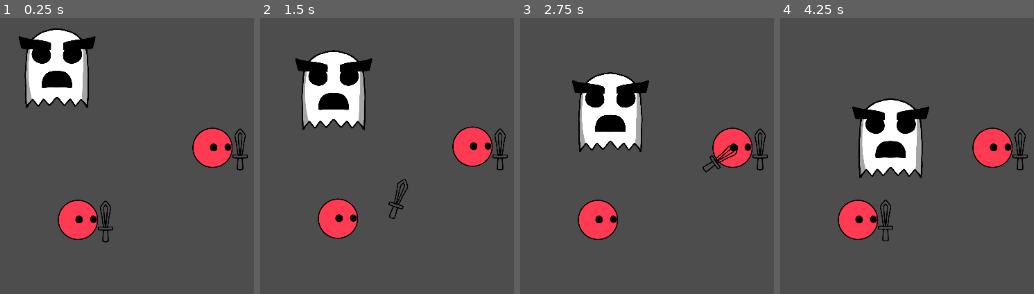
Above: before the commit, frames 1-4 (left to right).
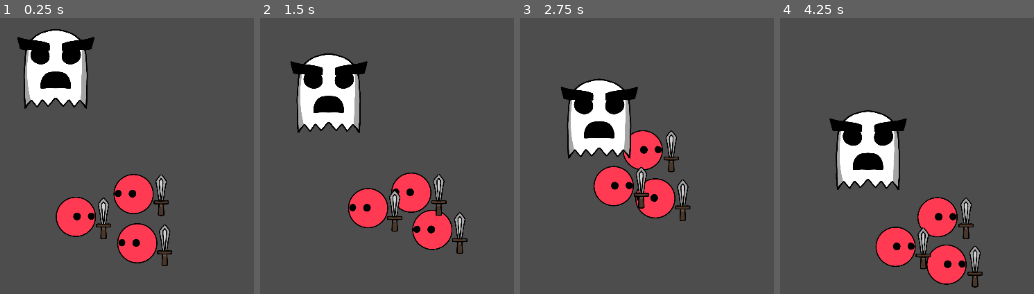
Above: after the commit, the same moments.

Repository: HoneyPony/impish-descent-future
Game: Godot game, scene res://Game.tscn
The game is run twice, just before and just after one commit, with the same random seed, the same clock (stepped at 60 frames per second) and the same inputs.
Inputs (mouse positions are in pixels of both pictures, inside the frame that each line leads up to):
- Up to frame 1 (0.25 s): no input
- Up to frame 2 (1.5 s): move the mouse to (outside the picture) at 0.52 s; hold D (player_right) 0.53-1.28 s; move the mouse to (outside the picture) at 1.27 s
- Up to frame 3 (2.75 s): move the mouse to (677, 122) at 2.02 s; hold D (player_right) from 2.03 s (still down)
- Up to frame 4 (4.25 s): move the mouse to (outside the picture) at 2.77 s; move the mouse to (outside the picture) at 3.52 s; release D (player_right) at 3.53 s

The runs differ from the first frame. In frame 1, 9.8% of the frame differs, in the area x 6-98%, y 3-90%; in frame 2, 14%; in frame 3, 16%; in frame 4, 19%, in the area x 19-98%, y 28-98%.

Commit message:
More player nonsense

Diff:
--- a/Game.tscn
+++ b/Game.tscn
@@ -11,12 +11,13 @@
 [node name="PauseMenu" parent="." instance=ExtResource("1")]
 visible = false
 
-[node name="CharacterBody2D" parent="." node_paths=PackedStringArray("tmp_target") instance=ExtResource("2_k7n08")]
-tmp_target = NodePath("../CharacterBody2D2")
+[node name="Imp" parent="." instance=ExtResource("2_k7n08")]
 
-[node name="CharacterBody2D2" parent="." instance=ExtResource("2_k7n08")]
-position = Vector2(194, -104)
-script = null
+[node name="Imp2" parent="." instance=ExtResource("2_k7n08")]
+position = Vector2(97, 43)
+
+[node name="Imp3" parent="." instance=ExtResource("2_k7n08")]
+position = Vector2(102, -42)
 
 [node name="SimpleGhost" parent="." instance=ExtResource("3_vahep")]
 position = Vector2(-36, -227)
--- a/players/player.gd
+++ b/players/player.gd
@@ -3,7 +3,8 @@
 @export var tmp_target: Node = null
 
 @onready var item = $Item
-@onready var item_rest = $Body/ItemRest
+@onready var item_rest = $ItemRest
+@onready var body_sprite = $Body
 
 enum State {
 	NO_ACTION,
@@ -32,6 +33,8 @@
 	melee_attack_target_pos = what
 	melee_attack_target_rot = (what - global_position).angle()
 
+var target_noise = Vector2.ZERO
+
 func _physics_process(delta):
 	# Uncomment this if we want to animate the item
 	# Note: Additional latency from the frame being delayed makes this not really work.
@@ -42,6 +45,13 @@
 	#else:
 		## For now...
 		#item.sync_to_physics = true
+
+
+	if abs(velocity.x) > 64 and sign(velocity.x) != sign(body_sprite.scale.x):
+		body_sprite.scale.x *= -1
+		# Uncomment to have the items flip when stuff...
+		# I guess for now we'll just leave ItemRest not under Body??
+		#item.global_position.x = item_rest.global_position.x
 
 	if state == State.MELEE_ATTACK:
 		state_timer += delta
@@ -58,5 +68,24 @@
 			state = State.NO_ACTION
 			state_timer = 0.0
 
-	if Input.is_action_just_pressed("player_right"):
-		melee_attack(tmp_target.global_position)
+	#if Input.is_action_just_pressed("player_right"):
+		#melee_attack(tmp_target.global_position)
+
+	var target_noise_nosmooth = Vector2.from_angle(randf_range(0, TAU)) * randf_range(0.0, 512.0)
+	target_noise += (target_noise_nosmooth - target_noise) * 0.05
+
+	var move_target = get_global_mouse_position() + target_noise
+	var vel = (move_target - global_position) * 0.8
+	velocity = vel.limit_length(128)
+
+	# Add impulses for each nearby imp.
+	for imp in get_tree().get_nodes_in_group("Players"):
+		var to_vec = global_position - imp.global_position
+		if to_vec.length_squared() < 72.0 * 72.0:
+			var impulse = 1024.0 * to_vec / (to_vec.length_squared() + 0.005)
+			#print(impulse)
+			velocity += impulse
+
+
+
+	move_and_slide()
--- a/players/player.tscn
+++ b/players/player.tscn
@@ -69,11 +69,10 @@
 scale = Vector2(0.25, 0.25)
 texture = ExtResource("1_dkhxv")
 
-[node name="ItemRest" type="Node2D" parent="Body"]
-position = Vector2(156, 0.0217135)
-scale = Vector2(4, 4)
-
 [node name="CollisionShape2D" type="CollisionShape2D" parent="."]
 position = Vector2(0, 23)
 rotation = -1.57079
 shape = SubResource("CapsuleShape2D_u0yco")
+
+[node name="ItemRest" type="Node2D" parent="."]
+position = Vector2(39, 0.00542838)
Binary file changed: players/sword.png
Not shown, changed: players/sword.kra
Not shown, added: players/sword.kra~
Not shown, added: players/sword.png~
